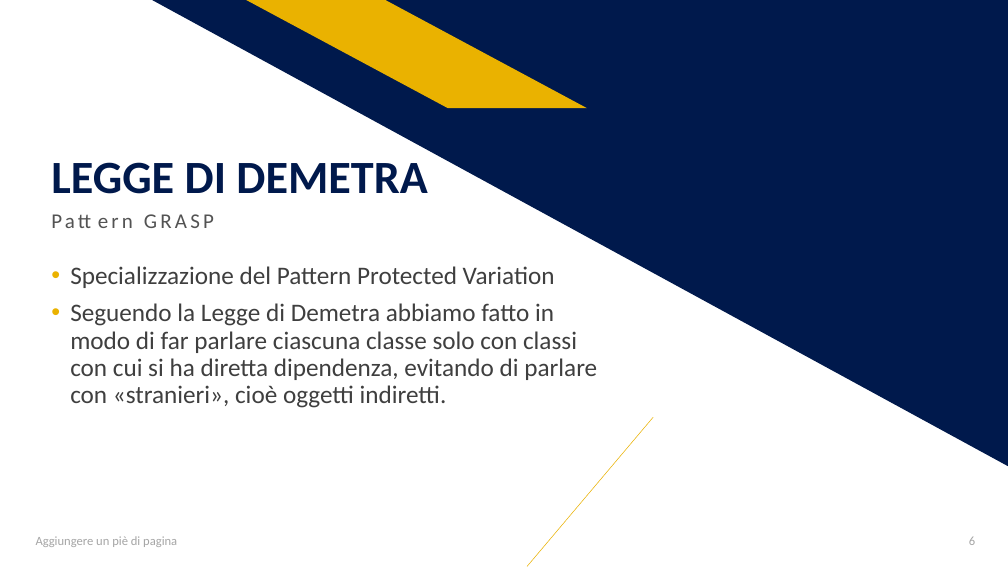
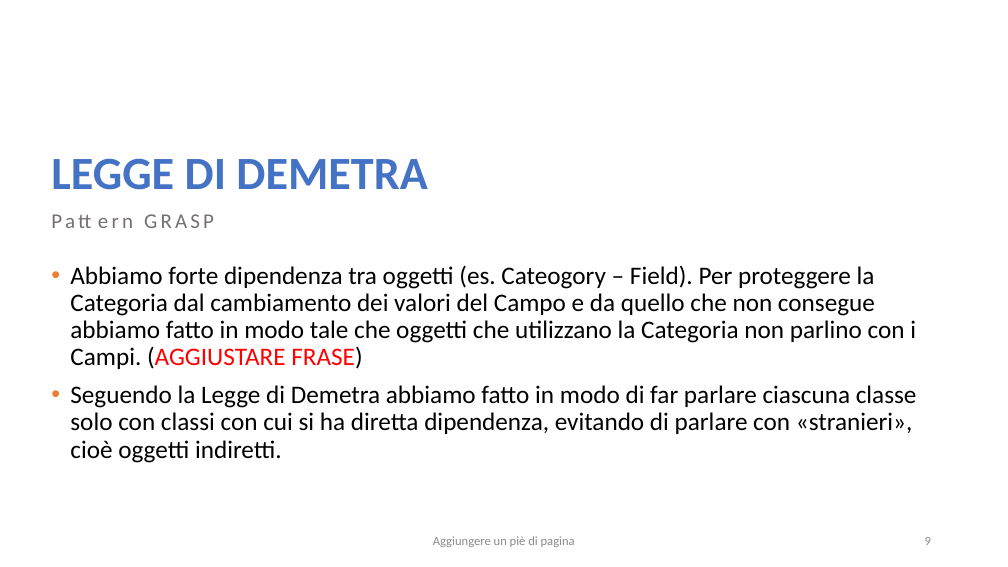
Before and after one commit to salvalai-matteo/EventBookDocumentation, a slide deck: slide 9 of Progetto Ingegneria SW.pptx (slide 6 before the commit). Drawn at 1008x567 pixels with LibreOffice and Linux fonts; fonts in the diff are those of the drawing. Boxes give left, top, right and bottom in pixels: in the first picture for what was removed or moved away, otherwise in the second. Text is boxed around its words. In the diff, an @@ line names an element or a change of style, - is before the commit and + after.

```diff
--- a/Progetto Ingegneria SW.pptx
+++ b/Progetto Ingegneria SW.pptx
@@ right triangle removed at (152,0,1008,467) @@
@@ parallelogram removed at (247,0,588,108) @@
@@ title "LEGGE DI DEMETRA" at (51,158,427,190): text colour #00194C to #4472C4 @@
@@ text "Pattern GRASP" at (44,206,651,257): text colour #525252 to #767171 @@
@@ text at (70,265,916,369): text changed; text colour #3F3F3F to #000000 @@
-• Specializzazione del Pattern Protected Variation
+• Abbiamo forte dipendenza tra oggetti (es. Cateogory – Field). Per proteggere la Categoria dal cambiamento dei valori del Campo e da quello che non consegue abbiamo fatto in modo tale che oggetti che utilizzano la Categoria non parlino con i Campi. (AGGIUSTARE FRASE)
@@ text at (70,385,917,463): text colour #3F3F3F to #000000 in "Seguendo la Legge di Demetra abbiamo fatto ..."; bullet colour #EAB200 to #ED7D31 @@
@@ line removed from (527, 566) to (653, 417) @@
@@ text "Aggiungere un piè di pagina": place and size @@
-text "Aggiungere un piè di pagina" at (36,536,177,547)
+text "Aggiungere un piè di pagina" at (433,536,575,547)
@@ text "Aggiungere un piè di pagina" at (433,536,575,547): text colour #A5A5A5 to #8C8C8C; alignment left to centre @@
@@ page number added at (925,537,931,545), 12 pt, text #8C8C8C @@
+9
@@ page number removed at (969,537,975,545) @@
-6
```
Also in this commit, not shown: 14 other slides changed, 3 slides added, 6 slides removed.
